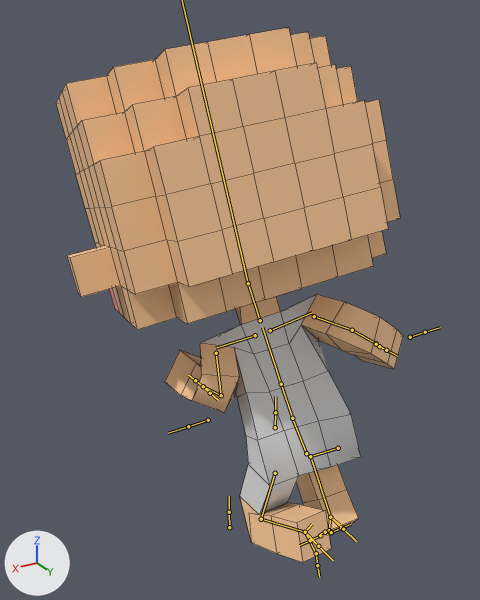
One commit to the FBX model unity/vox-assets/Assets/vox-assets/motion/motion_run0.fbx: the scene before it, then after it.
Both versions are drawn from a 50 mm camera at (2.04, 2.67, 3.18) aimed at (0.12, -0.51, 1.59). Lighting does not change. The marker at lower left points along +X, +Y and +Z. Both versions are drawn at frame 10 of the action 'armature|run'; the numbers are the values there. The bones that bend it are drawn over the model as lines. Mesh edges are drawn as thin lines.

The first picture shows 'base'.
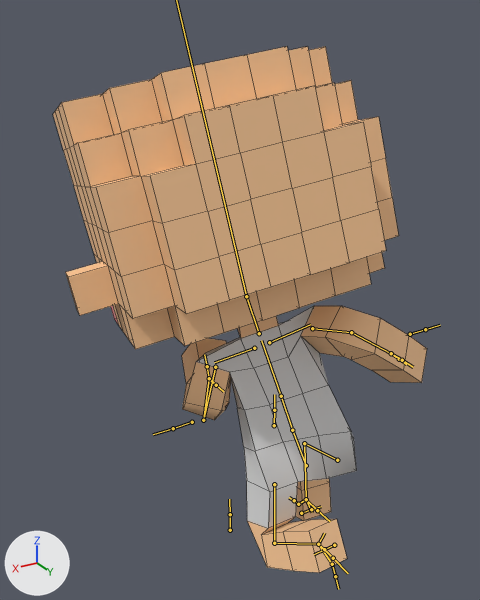
What the commit changed:
Bone 'hips' (bone_hips) moves from (0.0, -0.13, 0.02) to (0.0, -0.22, 0.04).
Bone 'hips' (bone_hips) turns from (35, -12, -8) to (33, -13, -8) degrees about its own x, y and z.
Bone 'spine' (bone_spine) turns from (-3, 0, 2) to (-1, 0, 1) degrees about its own x, y and z.
Bone 'chest' (bone_chest) turns from (0, -8, -2) to (0, -9, -2) degrees about its own x, y and z.
Bone 'head' (bone_head) turns from (-6, 11, 2) to (-8, 11, 3) degrees about its own x, y and z.
Bone 'upper_arm.L' (bone_upper_arm_l) turns from (-35, -6, -74) to (0, 10, -58) degrees about its own x, y and z.
Bone 'upper_arm.R' (bone_upper_arm_r) turns from (-47, -3, 61) to (-54, -13, 59) degrees about its own x, y and z.
Bone 'forearm.R' (bone_forearm_r) turns from (101, 8, -7) to (84, 6, -7) degrees about its own x, y and z.
Bone 'thigh.L' (bone_thigh_l) turns from (-41, -24, -6) to (-17, -26, -7) degrees about its own x, y and z.
Bone 'shin.L' (bone_shin_l) turns from (122, 0, 0) to (111, 0, 0) degrees about its own x, y and z.
Bone 'thigh.R' (bone_thigh_r) turns from (-81, -12, -5) to (-103, -14, -9) degrees about its own x, y and z.
Bone 'shin.R' (bone_shin_r) turns from (89, 0, 0) to (86, 0, 0) degrees about its own x, y and z.

What differs and where, as boxes [x1, y1, x2, y2] in the pictures (480 x 600 px):
'base', posed (8% wider)
    before: [56, 27, 403, 562]
    after: [53, 46, 427, 573]
bone 'hips', root to tip
    before: (306, 453) to (292, 418)
    after: (306, 465) to (292, 430)
bone 'spine', root to tip
    before: (292, 418) to (281, 384)
    after: (292, 430) to (281, 396)
bone 'chest', root to tip
    before: (281, 384) to (262, 327)
    after: (281, 396) to (261, 340)
bone 'upper_arm.L', root to tip
    before: (216, 353) to (221, 395)
    after: (215, 367) to (203, 420)
bone 'upper_arm.R', root to tip
    before: (314, 316) to (352, 330)
    after: (312, 328) to (351, 332)
bone 'forearm.R', root to tip
    before: (352, 330) to (376, 343)
    after: (351, 332) to (391, 353)
bone 'thigh.L', root to tip
    before: (275, 473) to (261, 519)
    after: (274, 484) to (274, 543)
bone 'shin.L', root to tip
    before: (261, 519) to (305, 532)
    after: (274, 543) to (318, 544)
bone 'thigh.R', root to tip
    before: (338, 448) to (310, 456)
    after: (337, 460) to (304, 443)
bone 'shin.R', root to tip
    before: (310, 456) to (330, 517)
    after: (304, 443) to (306, 499)
